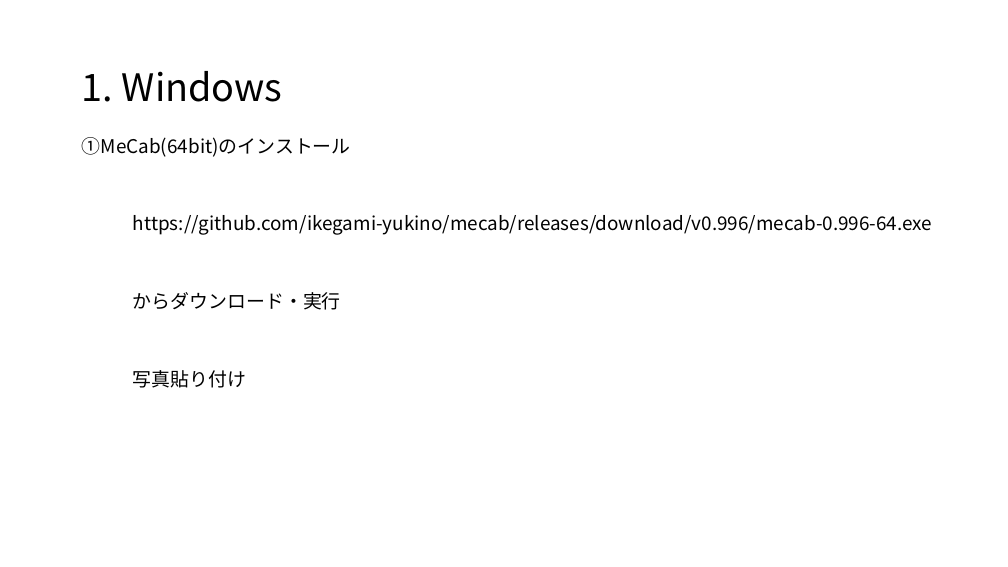
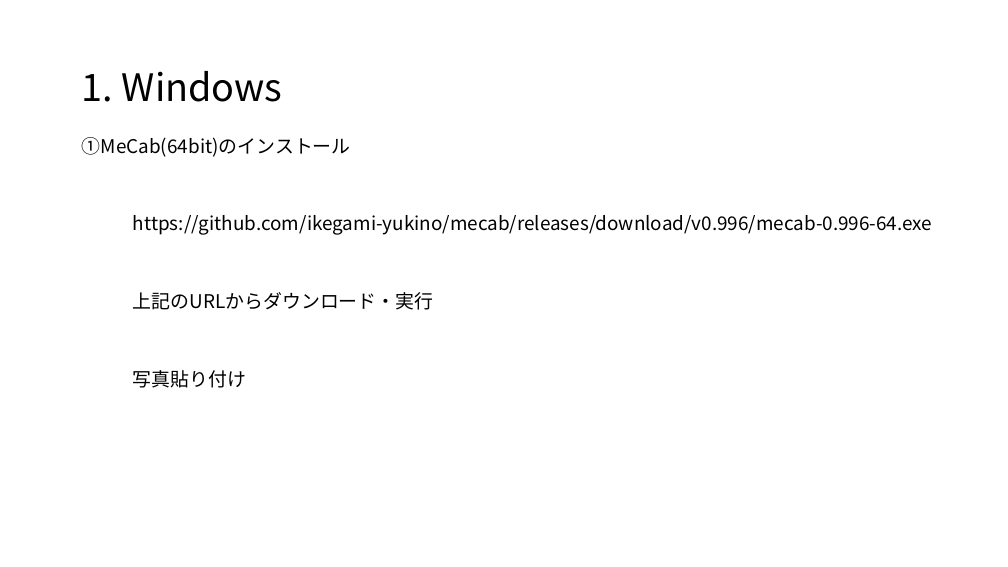
Before and after one commit to satetsu007/NLP_test, a slide deck: slide 4 of doc/mecab.pptx. Drawn at 1008x567 pixels with LibreOffice and Linux fonts; fonts in the diff are those of the drawing. Boxes give left, top, right and bottom in pixels: in the first picture for what was removed or moved away, otherwise in the second. Text is boxed around its words. In the diff, an @@ line names an element or a change of style, - is before the commit and + after.

```diff
--- a/doc/mecab.pptx
+++ b/doc/mecab.pptx
@@ text at [133,292,433,310]: text changed @@
-からダウンロード・実行
+上記のURLからダウンロード・実行
```
Also in this commit, not shown: 1 other file.
